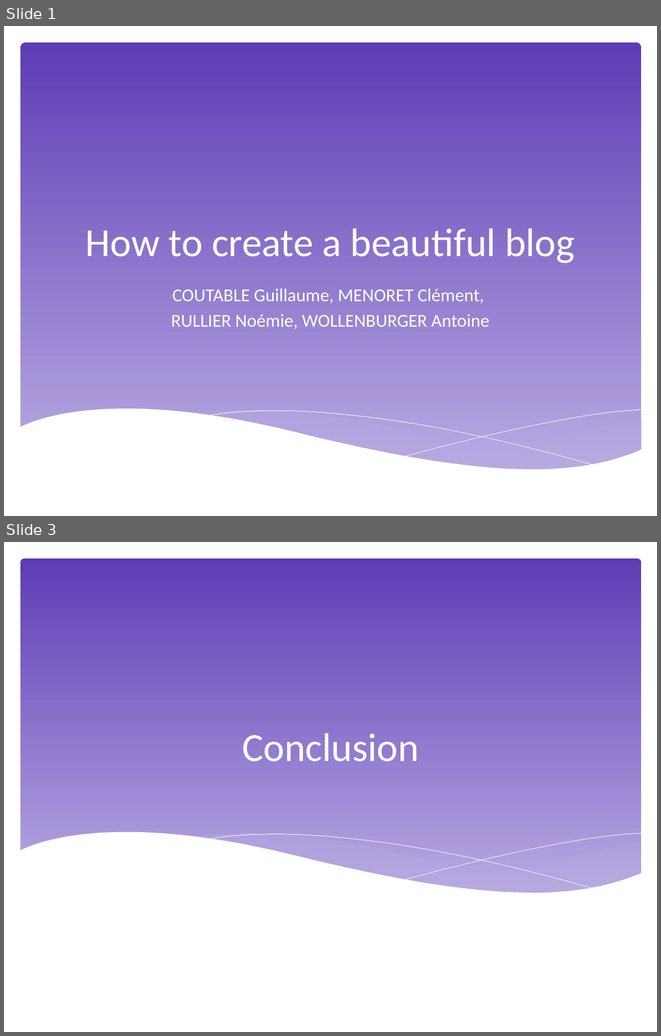
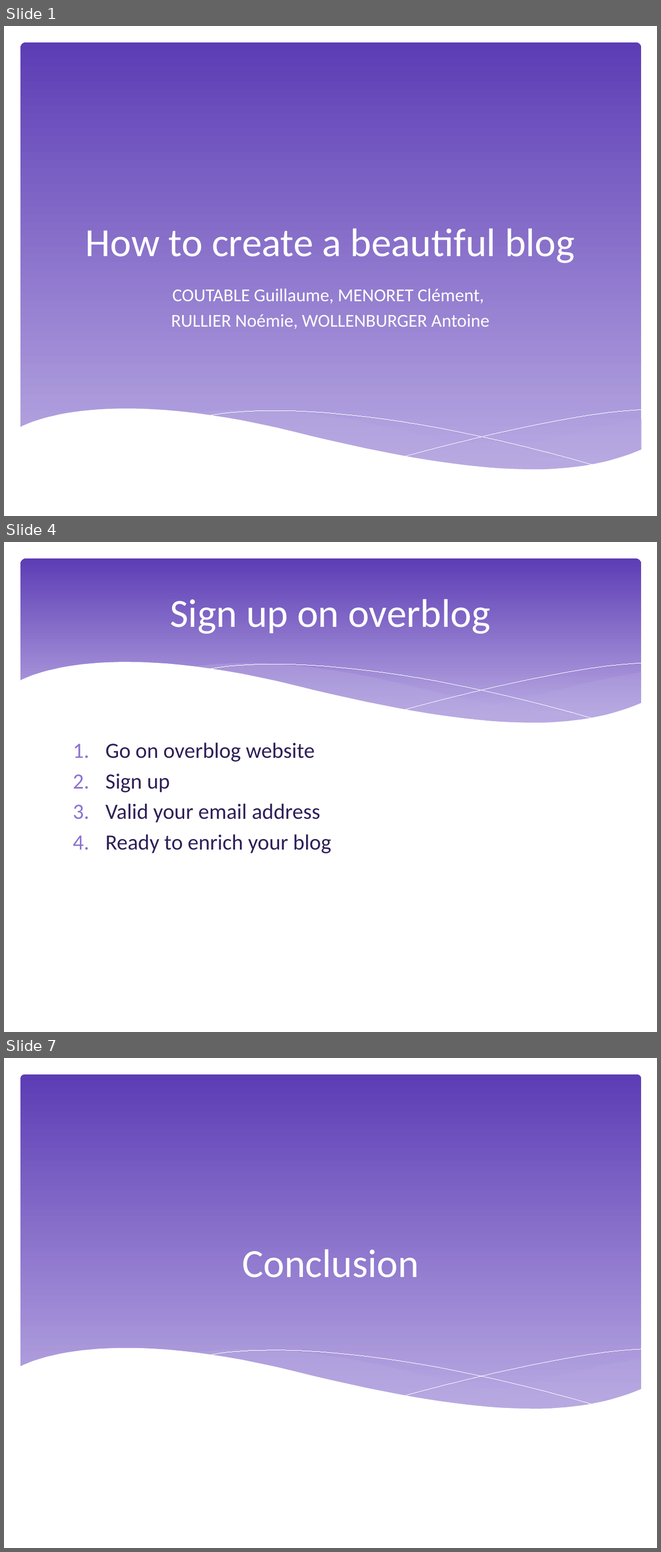
Before and after one commit to NoemieRullier/EnglishProjectBlog, a slide deck: Presentation.pptx. Shown one above the other, each under a label of ours: slides 1 and 3 before the commit, slides 1, 4 and 7 after it; the slides between them are not shown. The pictures are 661x1036 and 661x1552 pixels, drawn with LibreOffice and Linux fonts; fonts in the diff are those of the drawing. Boxes give left, top, right and bottom in pixels: in the first picture for what was removed or moved away, otherwise in the second. Text is boxed around its words. In the diff, an @@ line names an element or a change of style, - is before the commit and + after.

```diff
--- a/Presentation.pptx
+++ b/Presentation.pptx
@@ slide 4 added at bbox=[4, 542, 657, 1032], background #FFFFFF @@
@@ rounded rectangle added at bbox=[20, 558, 641, 734], fill gradient #5D3DB5 to #BAABE3 @@
@@ title added at bbox=[170, 599, 490, 634], 44 pt, text #FFFFFF @@
+Sign up on overblog
@@ group added at bbox=[19, 662, 642, 757]: 5 freeform shapes @@
@@ text added at bbox=[105, 742, 331, 853], 24 pt, text #2F1F58 @@
+1. Go on overblog website
+2. Sign up
+3. Valid your email address
+4. Ready to enrich your blog
@@ what was slide 3 is now slide 7 @@
```
Also in this commit, not shown: 1 slide changed, 3 other slides added, 2 other files.
